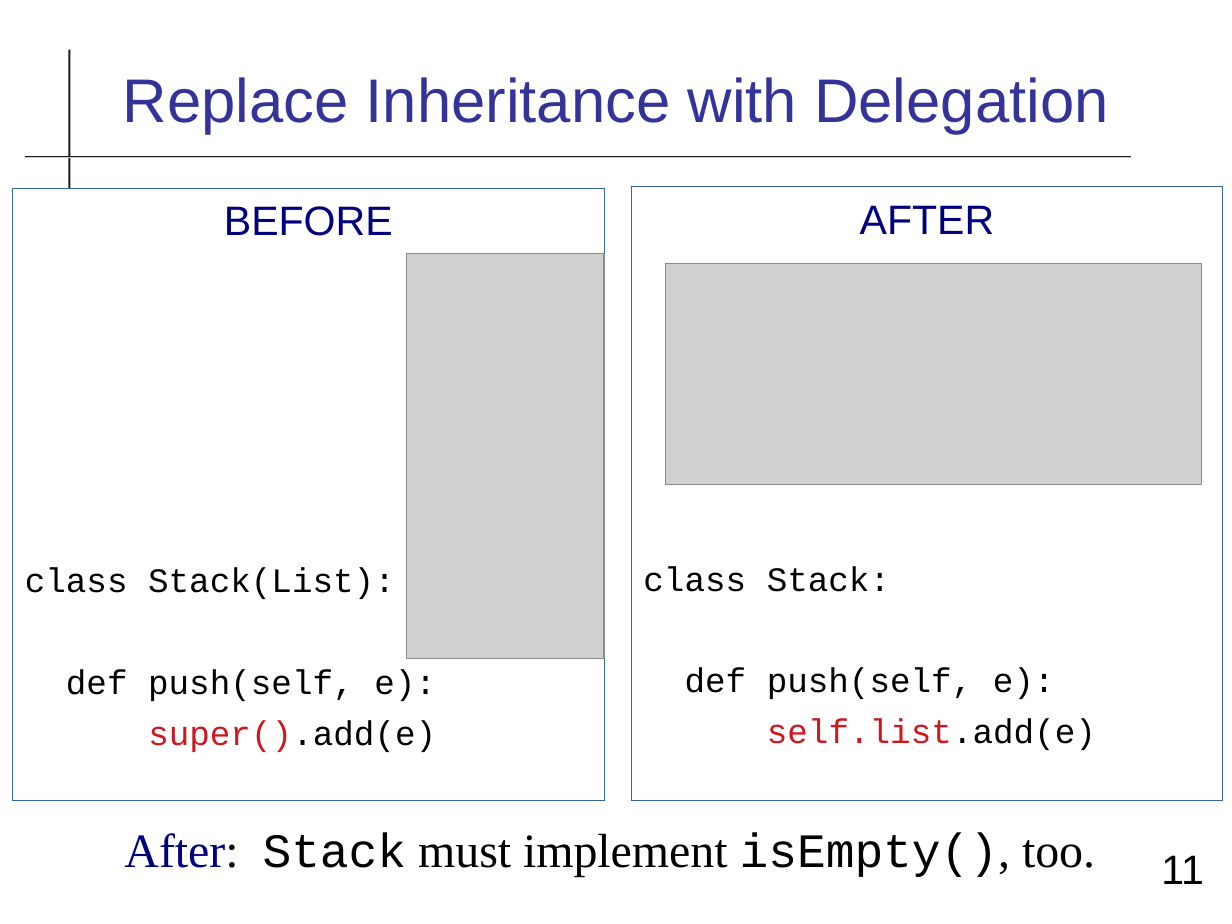
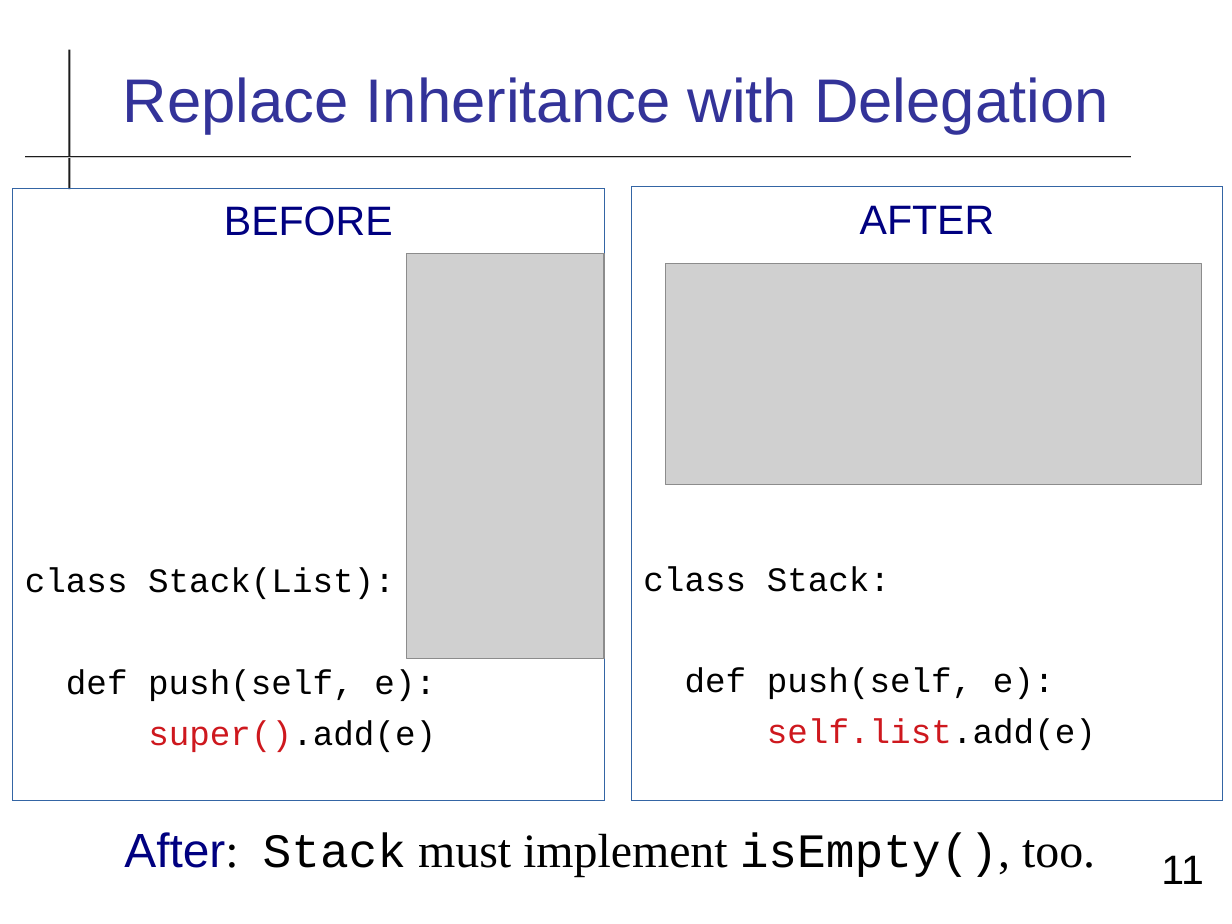
Before and after one commit to cpske/ISP, a slide deck: slide 11 of refactoring/Refactoring-Review.odp. Drawn at 1232x924 pixels with LibreOffice and Linux fonts; fonts in the diff are those of the drawing; grey boxes stand for pictures. Boxes give left, top, right and bottom in pixels: in the first picture for what was removed or moved away, otherwise in the second. Text is boxed around its words. In the diff, an @@ line names an element or a change of style, - is before the commit and + after.

```diff
--- a/refactoring/Refactoring-Review.odp
+++ b/refactoring/Refactoring-Review.odp
@@ text "After: Stack must implement isEmpty(), ..." at bbox=[124, 832, 1095, 877]: font Times New Roman to Arial in "After:" @@
```
Also in this commit, not shown: 1 other slide changed, 2 slides added, 21 other files.
